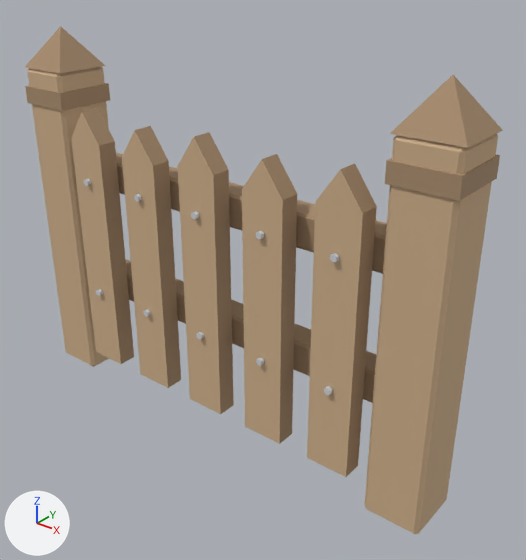
The glTF model assets/export/prop_fence.glb: old version first, new version second.
Both versions are drawn from a 50 mm camera at (0.866, -0.953, 0.952) aimed at (0.076, 0.033, 0.341). The lights are fixed; the arrows at lower left show +X, +Y and +Z. The older version comes first.

Names of what the first picture shows: 'prop_fence'.
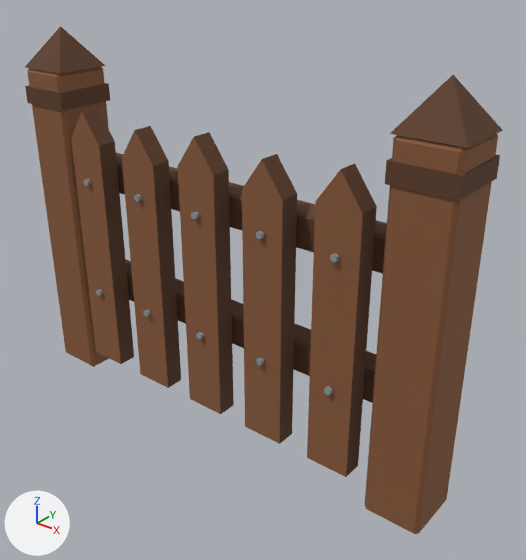
Location of each change, [x1, y1, x2, y2] in pixels of the pictures (526 x 560 px):
'prop_fence', recoloured (beige to brown): [25, 26, 503, 534] in both

The change, as a list of edits to the scene's bpy script:
```text
Change mat_wood:
    mat_wood.base_color: (0.62, 0.431, 0.259) -> (0.254, 0.102, 0.0423)  # beige #ceaf8b -> brown #8a5a3a
Change mat_wood_dark:
    mat_wood_dark.base_color: (0.4, 0.267, 0.157) -> (0.112, 0.0467, 0.0203)  # beige #aa8d6e -> brown #5e3d27
```
